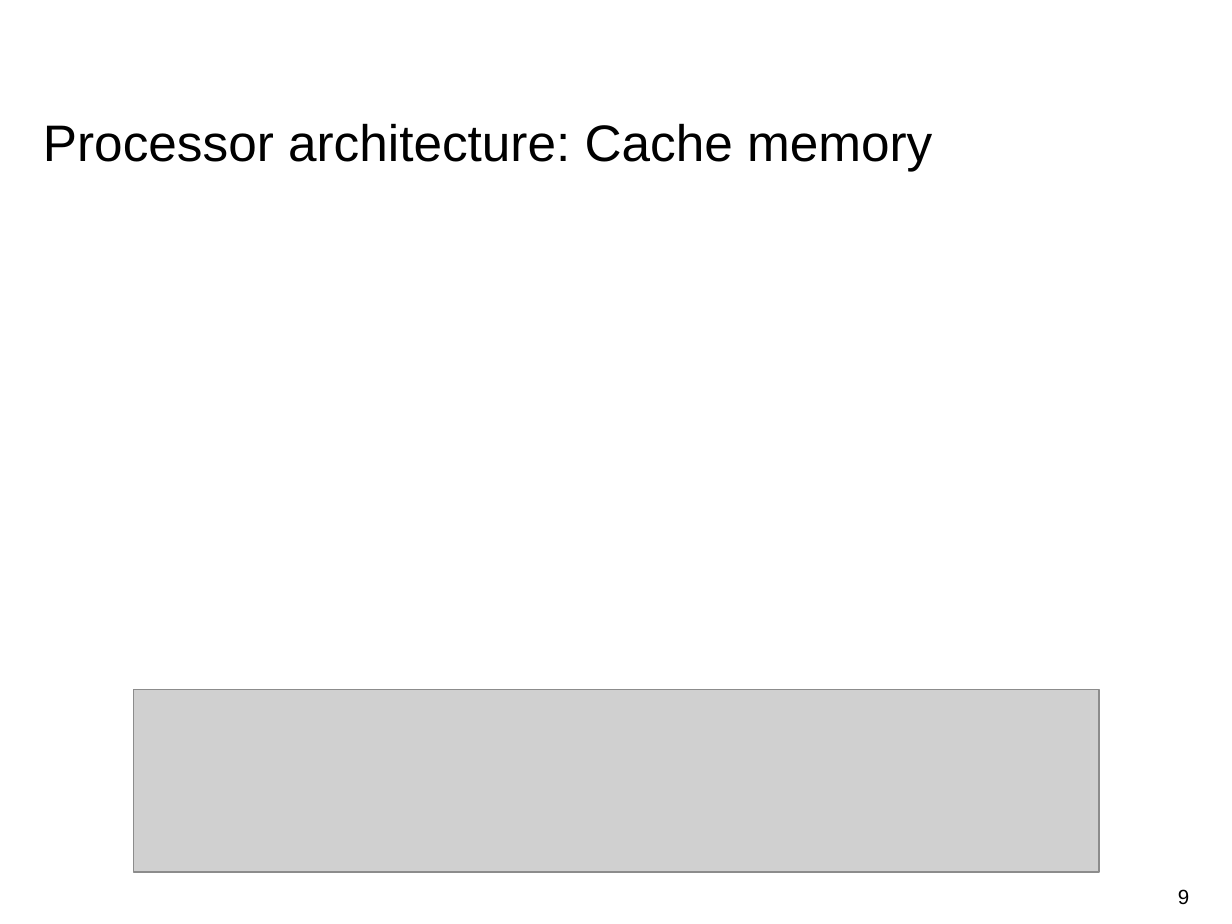
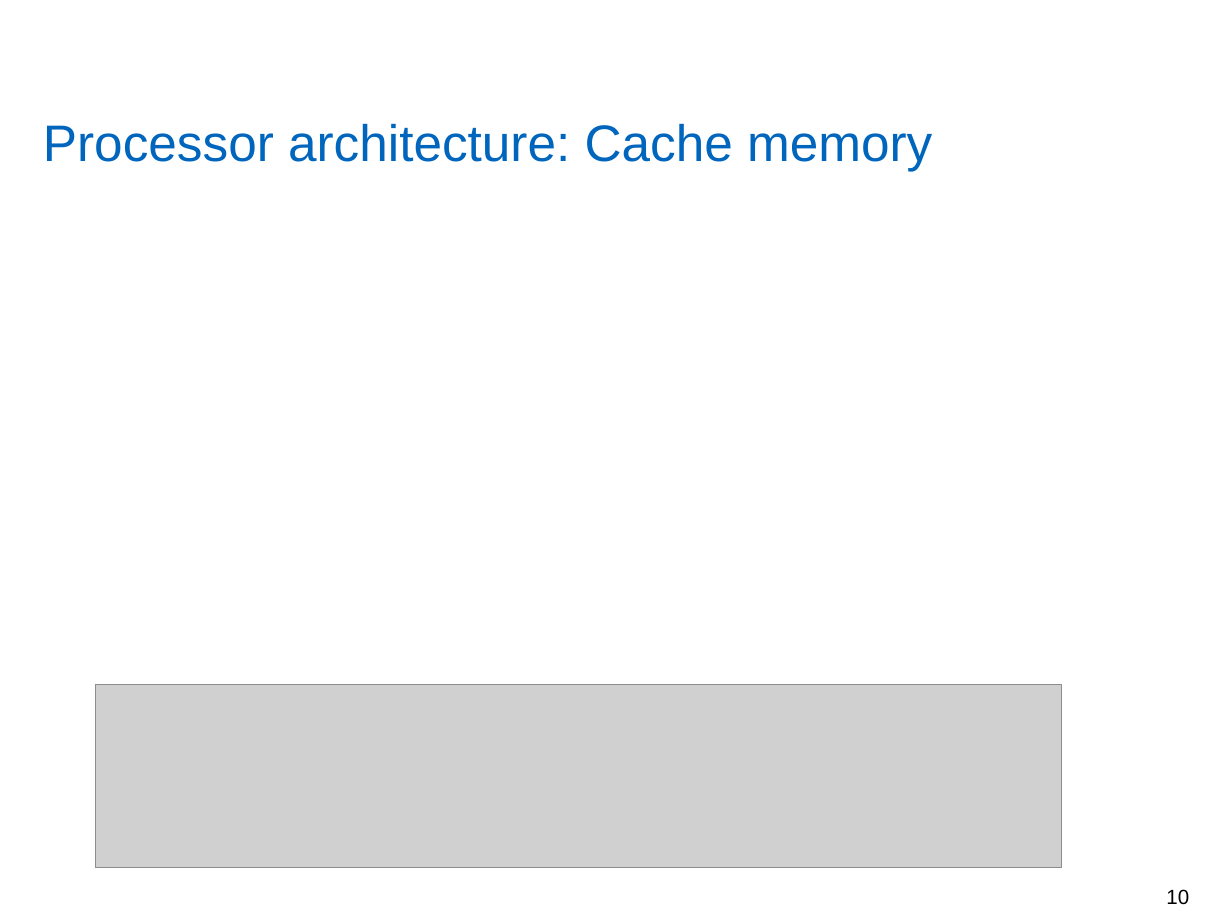
Before and after one commit to yadhu1961/thesis_5GPolorCodes, a slide deck: slide 10 of final_presentation/finalPpt.pptx (slide 9 before the commit). Drawn at 1232x924 pixels with LibreOffice and Linux fonts; fonts in the diff are those of the drawing; grey boxes stand for pictures; background and template pictures are left out. Boxes give left, top, right and bottom in pixels: in the first picture for what was removed or moved away, otherwise in the second. Text is boxed around its words. In the diff, an @@ line names an element or a change of style, - is before the commit and + after.

```diff
--- a/final_presentation/finalPpt.pptx
+++ b/final_presentation/finalPpt.pptx
@@ title "Processor architecture: Cache memory" at (x1=43, y1=123, x2=932, y2=171): text colour #000000 to #0065BD @@
@@ picture moved from (x1=133, y1=690, x2=1099, y2=872) to (x1=96, y1=685, x2=1062, y2=867) @@
@@ page number at (x1=1166, y1=889, x2=1189, y2=905): text changed @@
-9
+10
```
Also in this commit, not shown: 25 other slides changed, 5 slides added, 4 slides removed, 18 other files.
